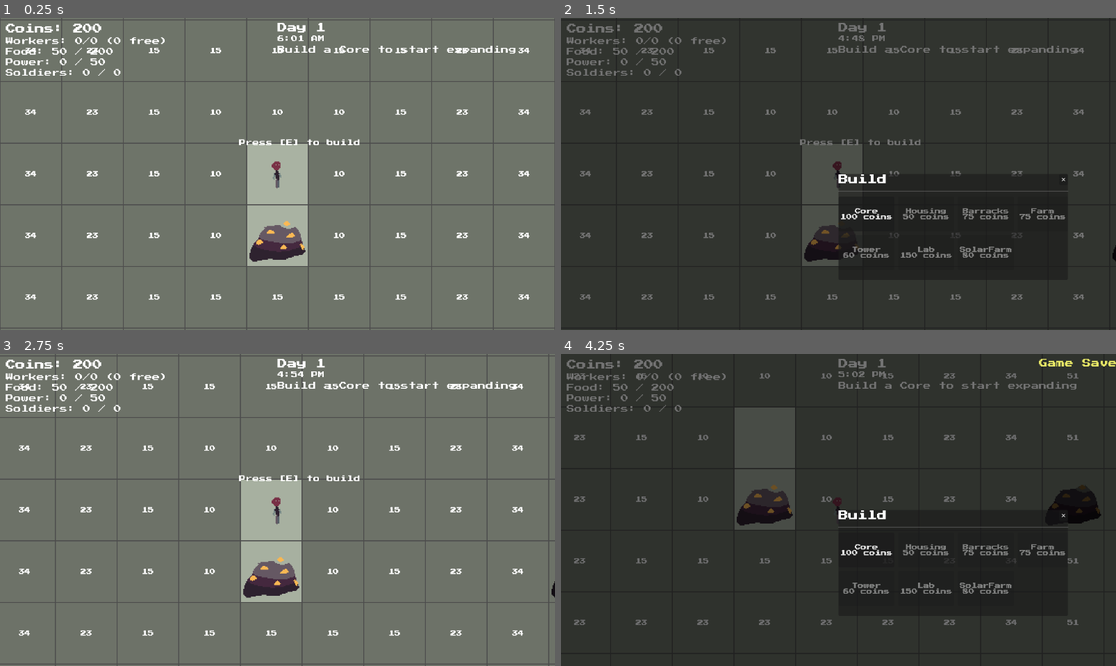
Above: before the commit, frames 1-4 (two rows, left to right).
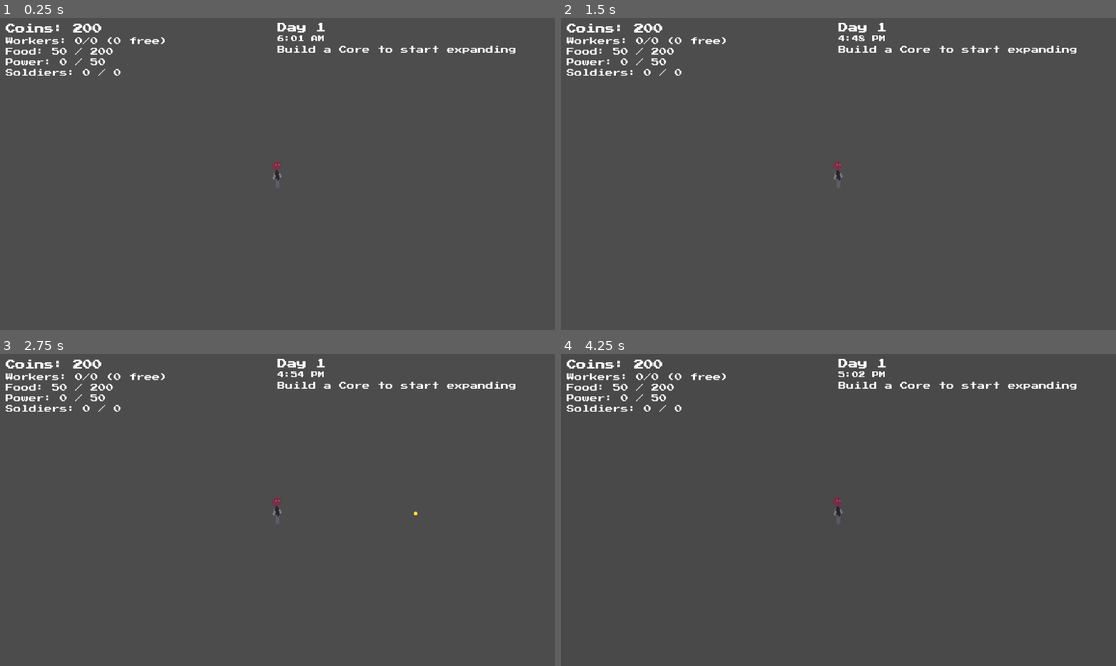
Above: after the commit, the same moments.

Repository: alecray/base-defense-game
Game: Godot game, scene res://scenes/main.tscn
The game is run twice, just before and just after one commit, with the same random seed, the same clock (stepped at 60 frames per second) and the same inputs.
Inputs (mouse positions are in pixels of both pictures, inside the frame that each line leads up to):
- Up to frame 1 (0.25 s): no input
- Up to frame 2 (1.5 s): tap E at 0.5 s; move the mouse to (960, 158) at 0.52 s; hold D 0.53-1.25 s; tap U at 0.6 s; click (960, 158) at 0.67 s; click "Skip to Dusk" at 1.25 s
- Up to frame 3 (2.75 s): click (505, 516) at 2 s, where only the run before the commit has a clickable "✕"
- Up to frame 4 (4.25 s): tap E at 2.75, 2.85 s; move the mouse to (727, 525) at 2.77 s; hold S 2.78-3.53 s; move the mouse to (894, 441) at 3.52 s; hold D from 3.53 s (still down); tap Z at 3.6 s

The runs differ from the first frame. In frame 1, 95% of the frame differs, in the area x 0-100%, y 0-100%; in frame 2, 97%; in frame 3, 95%; in frame 4, 96%.
Error after the commit: Parse Error: Identifier "edge_world" not declared in the current scope. (res://scripts/tile_grid.gd:494)

Commit message:
Loosen wall placement: wider snap distance, longer player range, segment-based proximity
Snap distance 56→96px, player range 200→400px. Player range check now measures to the nearest point on the edge segment instead of the edge center, so standing near the end of an edge no longer reads as out of range.

Co-Authored-By: Claude Sonnet 4.6 <noreply@anthropic.com>

Diff:
--- a/scripts/constants.gd
+++ b/scripts/constants.gd
@@ -129,8 +129,8 @@
 const WALL_COST: int = 25
 const WALL_MAX_HP: int = 200
 const WALL_THICKNESS: float = 20.0
-const WALL_SNAP_DISTANCE: float = 56.0
-const WALL_PLAYER_RANGE: float = 200.0
+const WALL_SNAP_DISTANCE: float = 96.0
+const WALL_PLAYER_RANGE: float = 400.0
 
 ## Player
 const PLAYER_BULLET_DAMAGE: int = 15
--- a/scripts/tile_grid.gd
+++ b/scripts/tile_grid.gd
@@ -461,8 +461,15 @@
 	var edge: Dictionary = get_nearest_wall_edge(world_pos)
 	if edge.is_empty():
 		return false
-	var edge_world: Vector2 = edge["world_pos"] as Vector2
-	if player_pos.distance_to(edge_world) > CONSTANTS.WALL_PLAYER_RANGE:
+	var gp_check: Vector2i = edge["gp"] as Vector2i
+	var origin_check: Vector2 = _tile_origin(gp_check)
+	var ts: float = CONSTANTS.TILE_SIZE
+	var near_player: Vector2
+	if bool(edge["vertical"]):
+		near_player = Vector2(origin_check.x + ts, clampf(player_pos.y, origin_check.y, origin_check.y + ts))
+	else:
+		near_player = Vector2(clampf(player_pos.x, origin_check.x, origin_check.x + ts), origin_check.y + ts)
+	if player_pos.distance_to(near_player) > CONSTANTS.WALL_PLAYER_RANGE:
 		return false
 	var gp: Vector2i = edge["gp"] as Vector2i
 	var is_vert: bool = edge["vertical"] as bool
